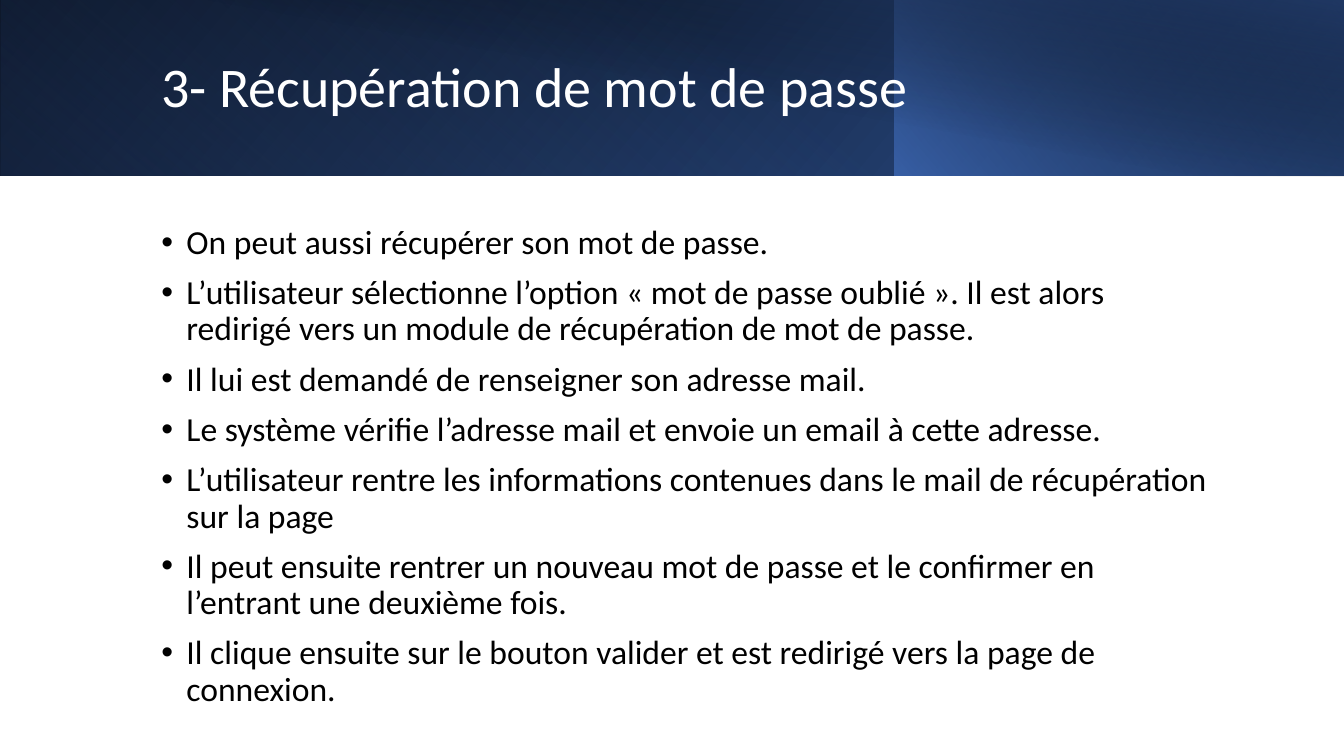
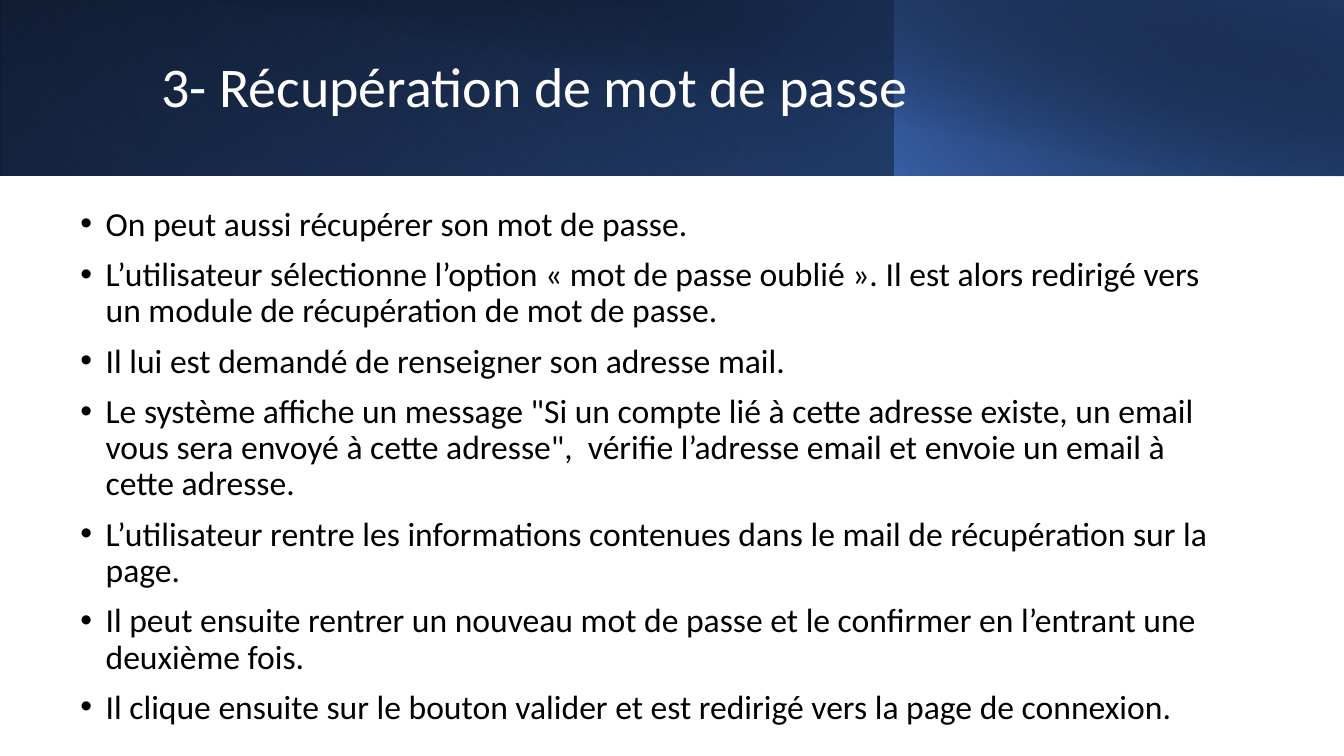
Before and after one commit to mrstph/project-calista, a slide deck: slide 14 of dossier-analyse/dossier-analyse.pptx (slide 13 before the commit). Drawn at 1344x756 pixels with LibreOffice and Linux fonts; fonts in the diff are those of the drawing. Boxes give left, top, right and bottom in pixels: in the first picture for what was removed or moved away, otherwise in the second. Text is boxed around its words. In the diff, an @@ line names an element or a change of style, - is before the commit and + after.

```diff
--- a/dossier-analyse/dossier-analyse.pptx
+++ b/dossier-analyse/dossier-analyse.pptx
@@ text "On peut aussi récupérer son ..." moved from (x1=186, y1=230, x2=1206, y2=702) to (x1=106, y1=212, x2=1207, y2=725) @@
@@ text at (x1=106, y1=399, x2=1207, y2=588): text changed @@
-• Le système vérifie l’adresse mail et envoie un email à cette adresse.
-• L’utilisateur rentre les informations contenues dans le mail de récupération sur la page
+• Le système affiche un message "Si un compte lié à cette adresse existe, un email vous sera envoyé à cette adresse", vérifie l’adresse email et envoie un email à cette adresse.
+• L’utilisateur rentre les informations contenues dans le mail de récupération sur la page.
```
Also in this commit, not shown: 36 other slides changed, 3 slides added, 2 slides removed.
